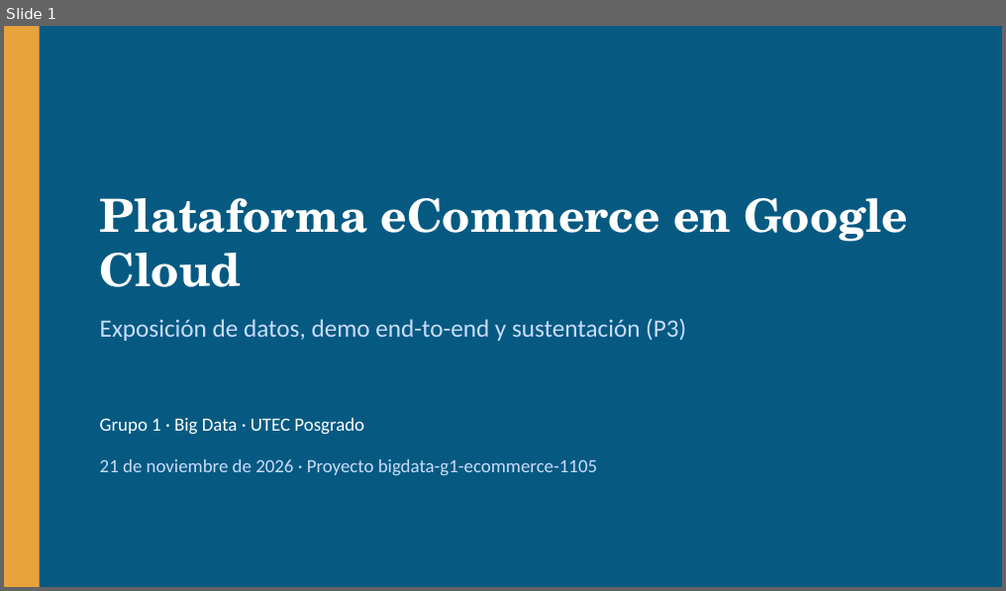
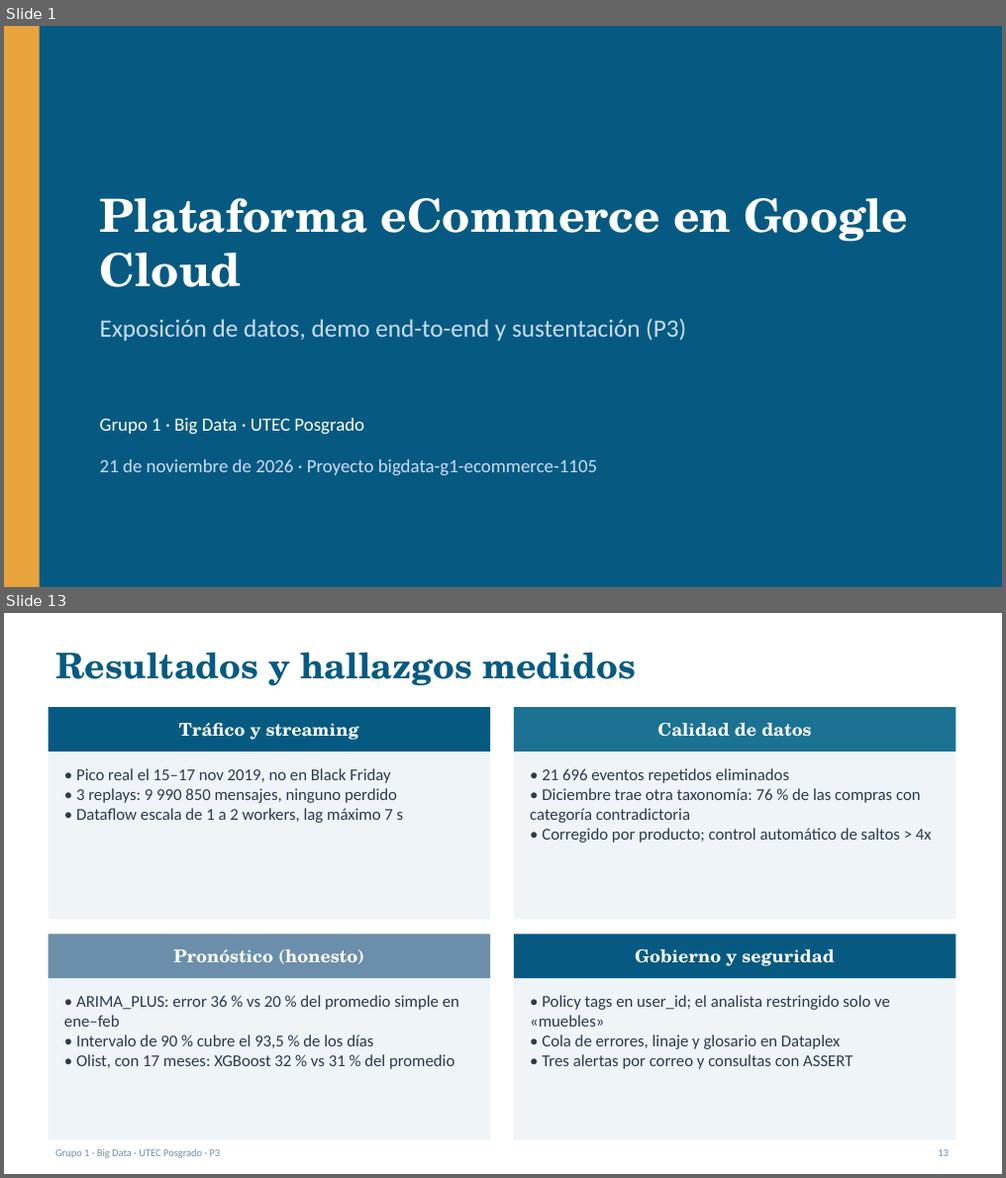
Before and after one commit to RVargasC22/bigdata-g1-ecommerce-gcp, a slide deck: docs/p3/Sustentacion_P3.pptx. Shown one above the other, each under a label of ours: slide 1 before the commit, slides 1 and 13 after it; the slides between them are not shown. The pictures are 1006x591 and 1006x1178 pixels, drawn with LibreOffice and Linux fonts; fonts in the diff are those of the drawing. Boxes give left, top, right and bottom in pixels: in the first picture for what was removed or moved away, otherwise in the second. Text is boxed around its words. In the diff, an @@ line names an element or a change of style, - is before the commit and + after.

Commit message:
docs(p3): diapositivas más densas con tablas, capturas y resultados medidos

```diff
--- a/docs/p3/Sustentacion_P3.pptx
+++ b/docs/p3/Sustentacion_P3.pptx
@@ slide 13 added at <box>4,613,1002,1174</box>, background #FFFFFF @@
@@ text added at <box>55,652,636,686</box>, 34 pt, text #065A82, bold @@
+Resultados y hallazgos medidos
@@ rectangle added at <box>49,707,491,919</box>, fill #EEF4F8 @@
@@ rectangle added at <box>49,707,491,752</box>, fill #065A82, 17 pt, text #FFFFFF, bold @@
+Tráfico y streaming
@@ rectangle added at <box>514,707,956,919</box>, fill #EEF4F8 @@
@@ rectangle added at <box>514,707,956,752</box>, fill #1C7293, 17 pt, text #FFFFFF, bold @@
+Calidad de datos
@@ text added at <box>76,768,404,823</box>, 16 pt, text #2B3A4E @@
+• Pico real el 15–17 nov 2019, no en Black Friday
+• 3 replays: 9 990 850 mensajes, ninguno perdido
+• Dataflow escala de 1 a 2 workers, lag máximo 7 s
@@ text added at <box>530,768,932,843</box>, 16 pt, text #2B3A4E @@
+• 21 696 eventos repetidos eliminados
+• Diciembre trae otra taxonomía: 76 % de las compras con categoría contradictoria
+• Corregido por producto; control automático de saltos > 4x
@@ rectangle added at <box>49,934,491,1141</box>, fill #EEF4F8 @@
@@ rectangle added at <box>49,934,491,978</box>, fill #6B8FAA, 17 pt, text #FFFFFF, bold @@
+Pronóstico (honesto)
@@ rectangle added at <box>514,934,956,1141</box>, fill #EEF4F8 @@
@@ rectangle added at <box>514,934,956,978</box>, fill #065A82, 17 pt, text #FFFFFF, bold @@
+Gobierno y seguridad
@@ text added at <box>64,995,459,1069</box>, 16 pt, text #2B3A4E @@
+• ARIMA_PLUS: error 36 % vs 20 % del promedio simple en ene–feb
+• Intervalo de 90 % cubre el 93,5 % de los días
+• Olist, con 17 meses: XGBoost 32 % vs 31 % del promedio
@@ text added at <box>530,995,890,1069</box>, 16 pt, text #2B3A4E @@
+• Policy tags en user_id; el analista restringido solo ve «muebles»
+• Cola de errores, linaje y glosario en Dataplex
+• Tres alertas por correo y consultas con ASSERT
@@ text added at <box>55,1150,221,1158</box>, 10 pt, text #6B8FAA @@
+Grupo 1 · Big Data · UTEC Posgrado · P3
@@ text added at <box>938,1150,948,1157</box>, 10 pt, text #6B8FAA @@
+13
```
Also in this commit, not shown: 8 slides changed, 5 other slides added, 3 slides removed, 1 other file.
